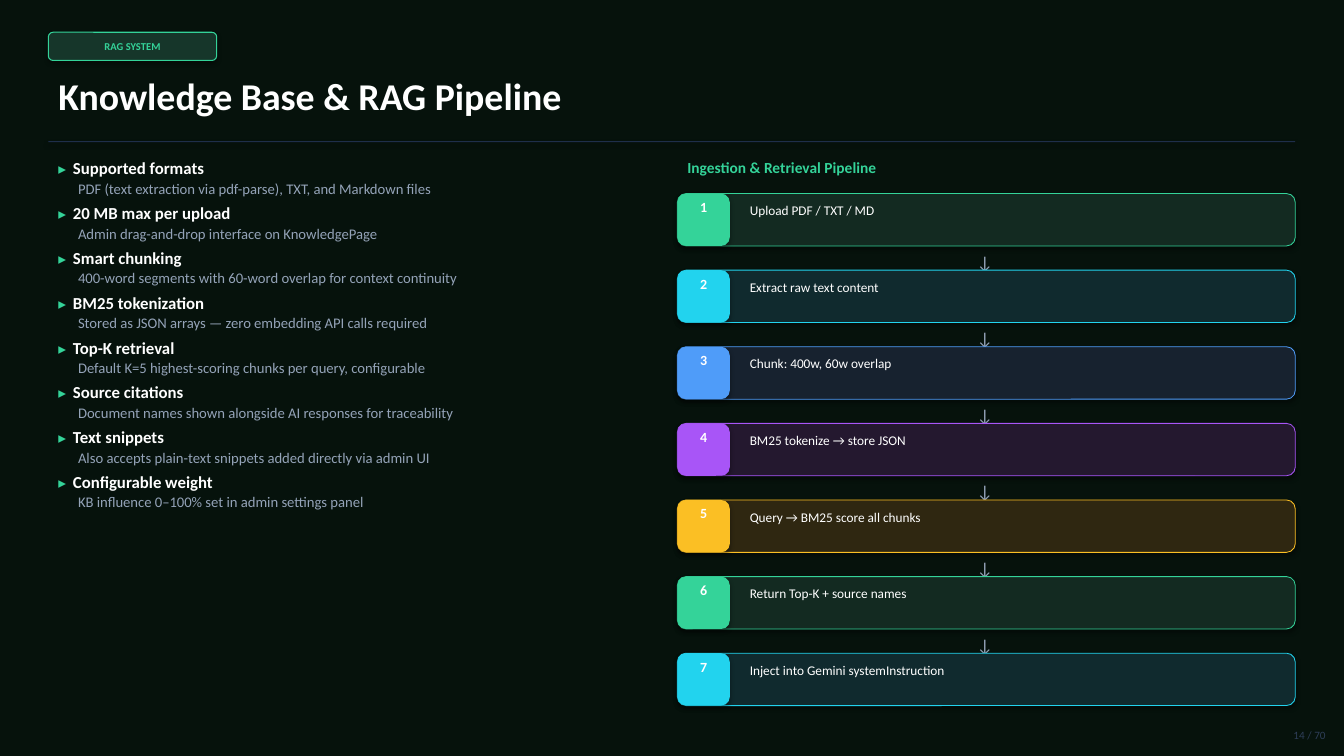
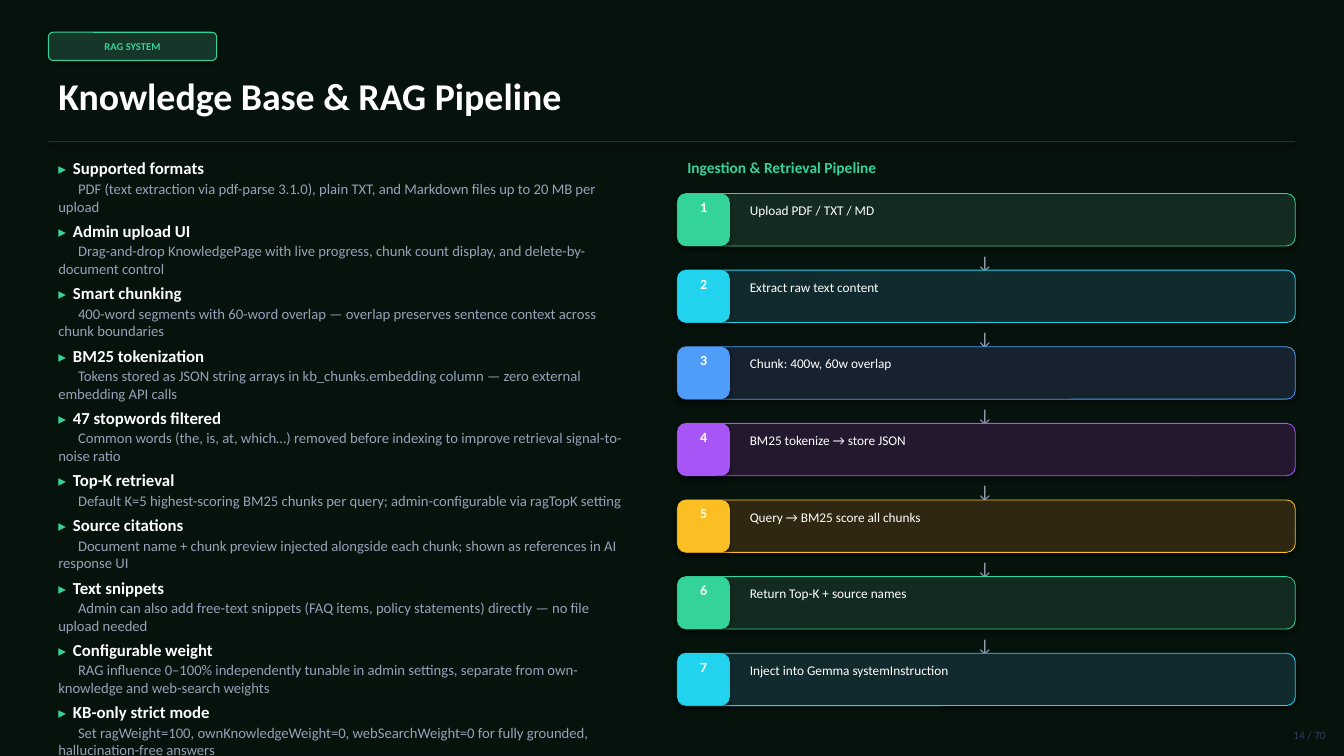
Before and after one commit to Bashab18/Chatbot, a slide deck: slide 14 of presentation/CIRA_Chatbot_Presentation.pptx. Drawn at 1344x756 pixels with LibreOffice and Linux fonts; fonts in the diff are those of the drawing. Boxes give left, top, right and bottom in pixels: in the first picture for what was removed or moved away, otherwise in the second. Text is boxed around its words. In the diff, an @@ line names an element or a change of style, - is before the commit and + after.

```diff
--- a/presentation/CIRA_Chatbot_Presentation.pptx
+++ b/presentation/CIRA_Chatbot_Presentation.pptx
@@ text at box(58, 183, 595, 274): text changed @@
-PDF (text extraction via pdf-parse), TXT, and Markdown files
-▸ 20 MB max per upload
-Admin drag-and-drop interface on KnowledgePage
+PDF (text extraction via pdf-parse 3.1.0), plain TXT, and Markdown files up to 20 MB per upload
+▸ Admin upload UI
+Drag-and-drop KnowledgePage with live progress, chunk count display, and delete-by-document control
@@ text at box(58, 309, 596, 336): text changed @@
-400-word segments with 60-word overlap for context continuity
+400-word segments with 60-word overlap — overlap preserves sentence context across chunk boundaries
@@ text at box(58, 371, 621, 461): text changed @@
-Stored as JSON arrays — zero embedding API calls required
+Tokens stored as JSON string arrays in kb_chunks.embedding column — zero external embedding API calls
+▸ 47 stopwords filtered
+Common words (the, is, at, which…) removed before indexing to improve retrieval signal-to-noise ratio
@@ text at box(78, 496, 621, 509): text changed @@
-Default K=5 highest-scoring chunks per query, configurable
+Default K=5 highest-scoring BM25 chunks per query; admin-configurable via ragTopK setting
@@ text at box(58, 541, 616, 571): text changed @@
-Document names shown alongside AI responses for traceability
+Document name + chunk preview injected alongside each chunk; shown as references in AI response UI
@@ text at box(58, 602, 589, 634): text changed @@
-Also accepts plain-text snippets added directly via admin UI
+Admin can also add free-text snippets (FAQ items, policy statements) directly — no file upload needed
@@ text at box(58, 665, 577, 721): text changed @@
-KB influence 0–100% set in admin settings panel
+RAG influence 0–100% independently tunable in admin settings, separate from own-knowledge and web-search weights
+▸ KB-only strict mode
+Set ragWeight=100, ownKnowledgeWeight=0, webSearchWeight=0 for fully grounded, hallucination-free answers
@@ text at box(750, 666, 949, 678): text changed @@
-Inject into Gemini systemInstruction
+Inject into Gemma systemInstruction
```
Also in this commit, not shown: 40 other slides changed, 1 other file.
